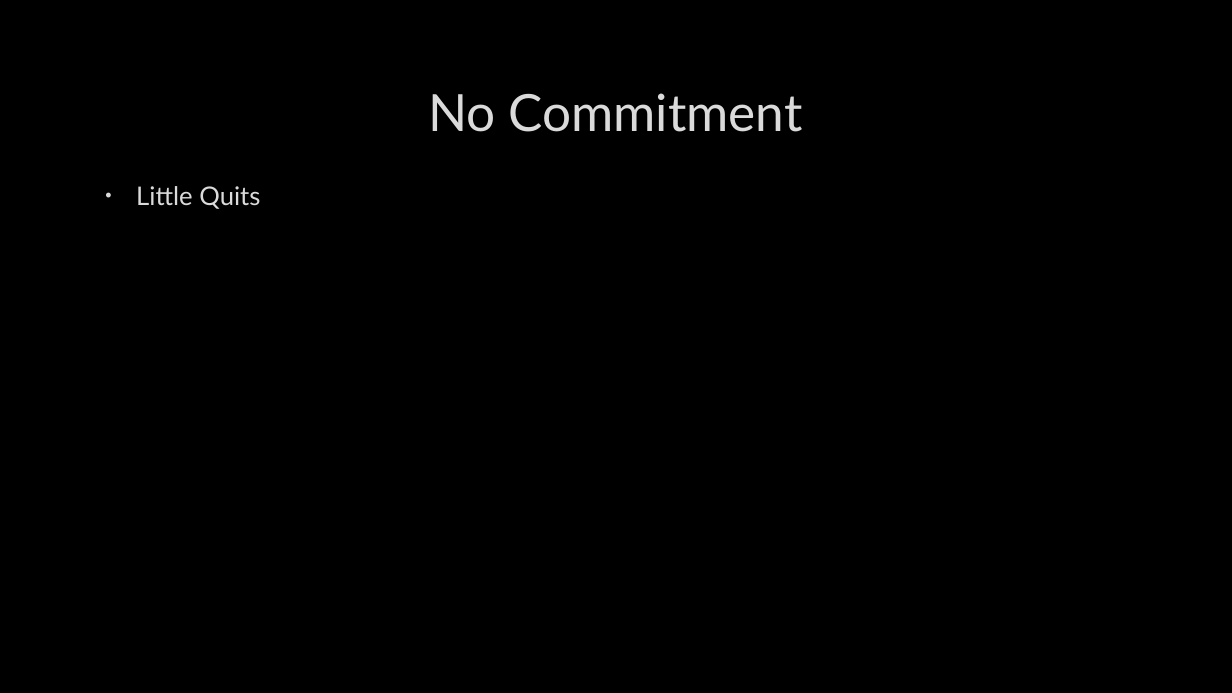
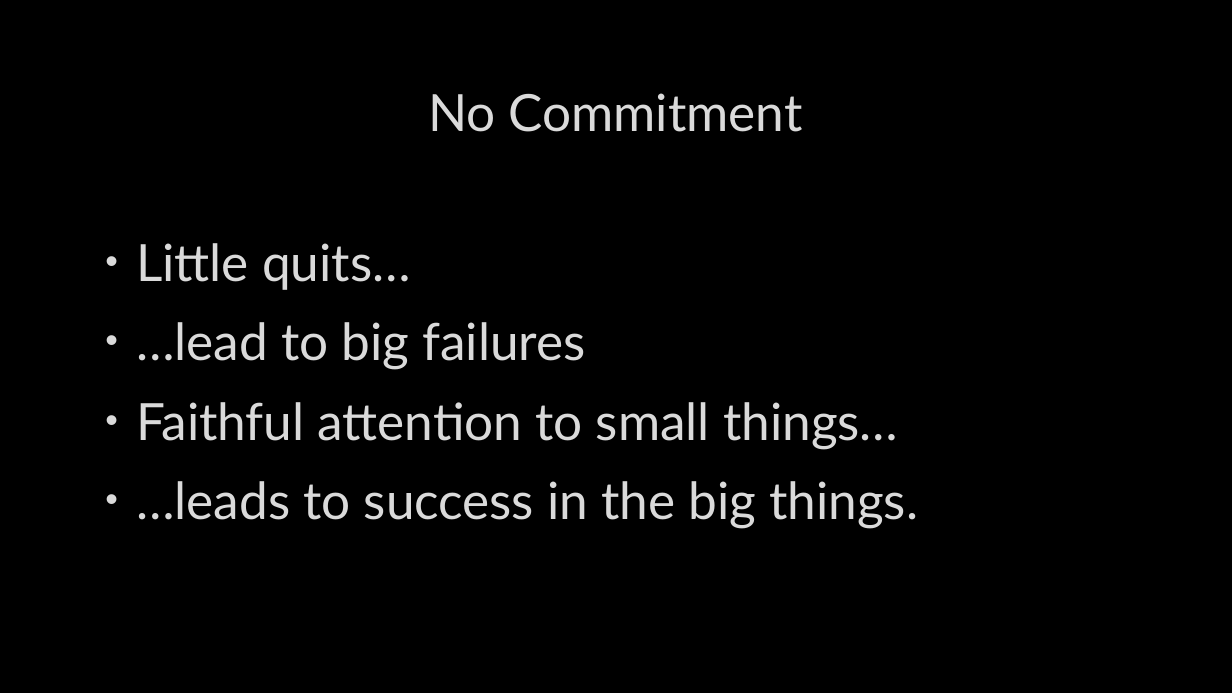
Before and after one commit to jugisahunk/presentations, a slide deck: slide 22 of tortoise-and-hare/tortoise-and-hare.pptx (slide 23 before the commit). Drawn at 1232x693 pixels with LibreOffice and Linux fonts; fonts in the diff are those of the drawing; background and template pictures are left out. Boxes give left, top, right and bottom in pixels: in the first picture for what was removed or moved away, otherwise in the second. Text is boxed around its words. In the diff, an @@ line names an element or a change of style, - is before the commit and + after.

```diff
--- a/tortoise-and-hare/tortoise-and-hare.pptx
+++ b/tortoise-and-hare/tortoise-and-hare.pptx
@@ text "Little quits…" at (136, 243, 918, 529): vertical alignment top to middle @@
@@ text at (136, 243, 918, 529): text changed; size 20 to 40 pt @@
-• Little Quits
+• Little quits…
+• …lead to big failures
+• Faithful attention to small things…
+• …leads to success in the big things.
```
Also in this commit, not shown: 2 other slides changed, 1 slide added, 2 slides removed.
